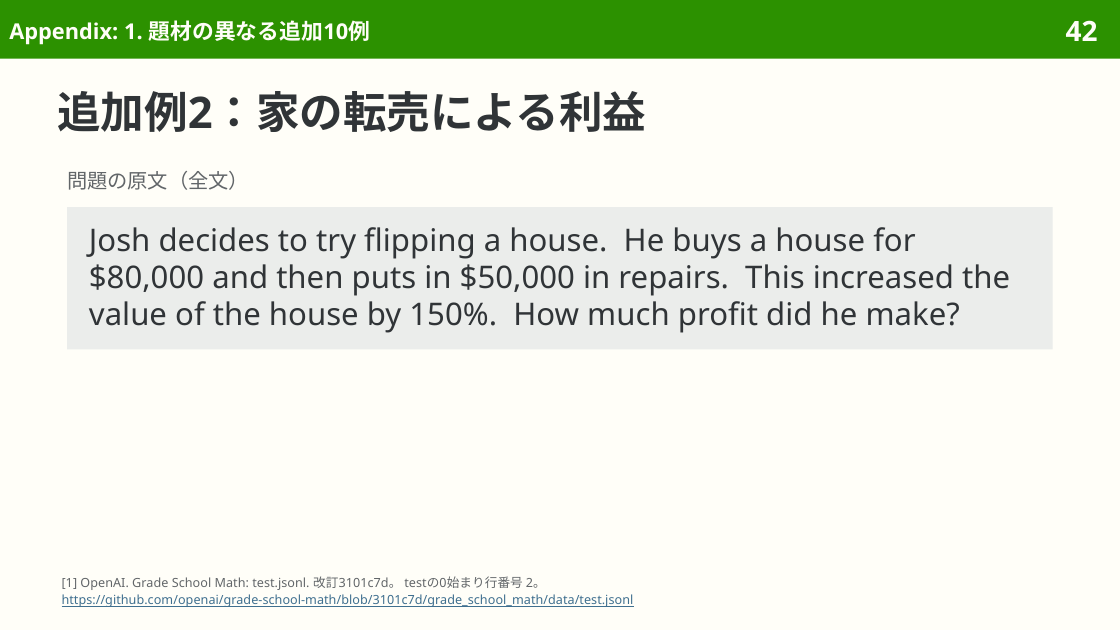
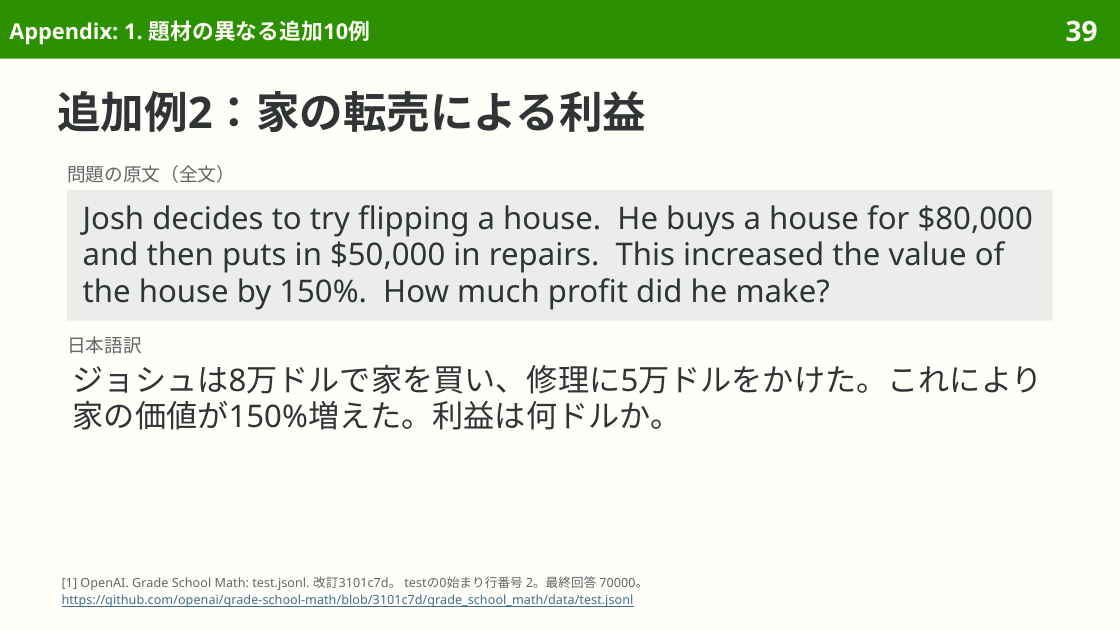
Before and after one commit to sasakiy84/datasets-in-10-minutes, a slide deck: slide 39 of slides/datasets-in-10-minutes-gsm8k.pptx (slide 42 before the commit). Drawn at 1120x630 pixels with LibreOffice and Linux fonts; fonts in the diff are those of the drawing. Boxes give left, top, right and bottom in pixels: in the first picture for what was removed or moved away, otherwise in the second. Text is boxed around its words. In the diff, an @@ line names an element or a change of style, - is before the commit and + after.

Commit message:
slides(gsm8k): refine Japanese wording and pair translations

```diff
--- a/slides/datasets-in-10-minutes-gsm8k.pptx
+++ b/slides/datasets-in-10-minutes-gsm8k.pptx
@@ page number at box(1066, 20, 1098, 42): text changed @@
-42
+39
@@ text "問題の原文（全文）" at box(67, 165, 235, 183): size 13 to 12 pt @@
@@ rectangle "Josh decides to try flipping ...": place and size @@
-rectangle "Josh decides to try flipping ..." at box(67, 207, 1053, 349)
+rectangle "Josh decides to try flipping ..." at box(67, 189, 1053, 320)
@@ rectangle "Josh decides to try flipping ..." at box(67, 189, 1053, 320): line spacing 23.8pt to 23.4pt; vertical alignment middle to top @@
@@ text added at box(67, 336, 142, 354), 12 pt, text #626669 @@
+日本語訳
@@ text added at box(73, 365, 1043, 430), 20 pt, text #303437 @@
+ジョシュは8万ドルで家を買い、修理に5万ドルをかけた。これにより家の価値が150%増えた。利益は何ドルか。
@@ text at box(62, 576, 648, 590): text changed @@
-[1] OpenAI. Grade School Math: test.jsonl. 改訂3101c7d。 testの0始まり行番号 2。
+[1] OpenAI. Grade School Math: test.jsonl. 改訂3101c7d。 testの0始まり行番号 2。最終回答 70000。
```
Also in this commit, not shown: 21 other slides changed, 9 slides removed, 4 other files.
